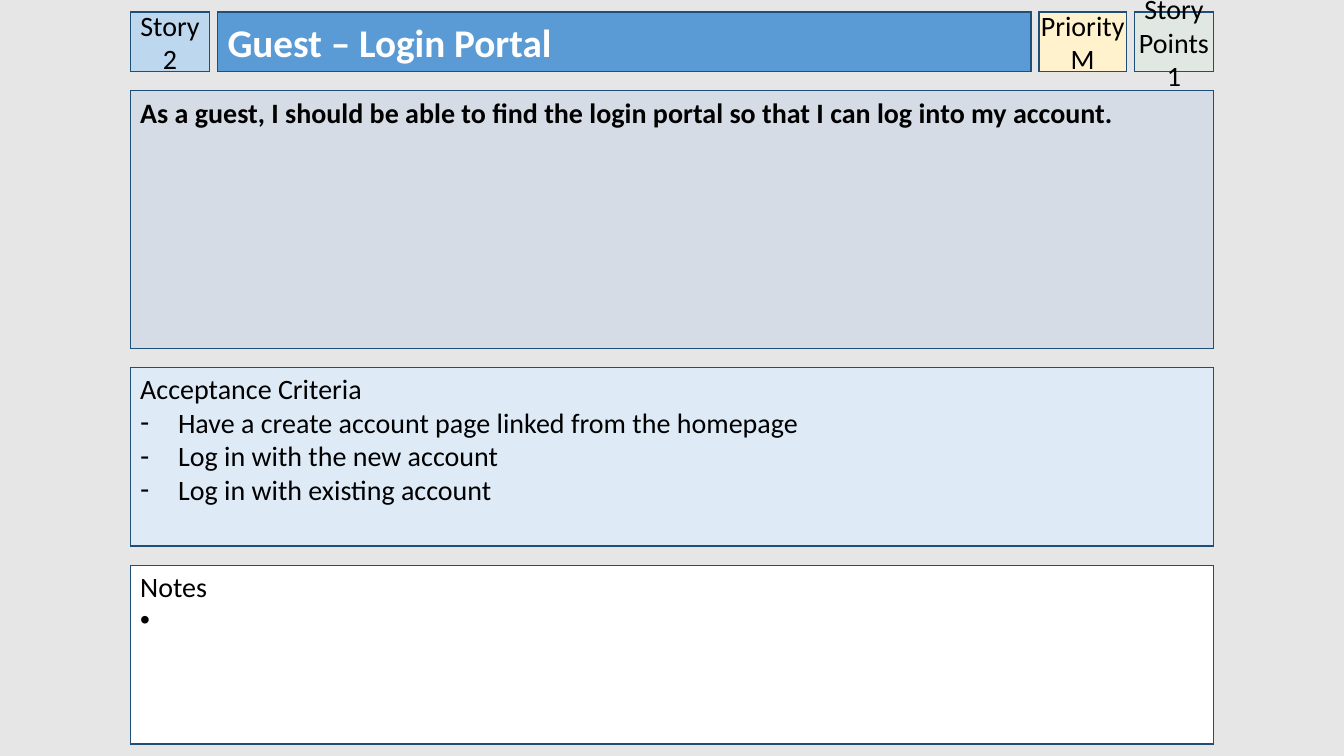
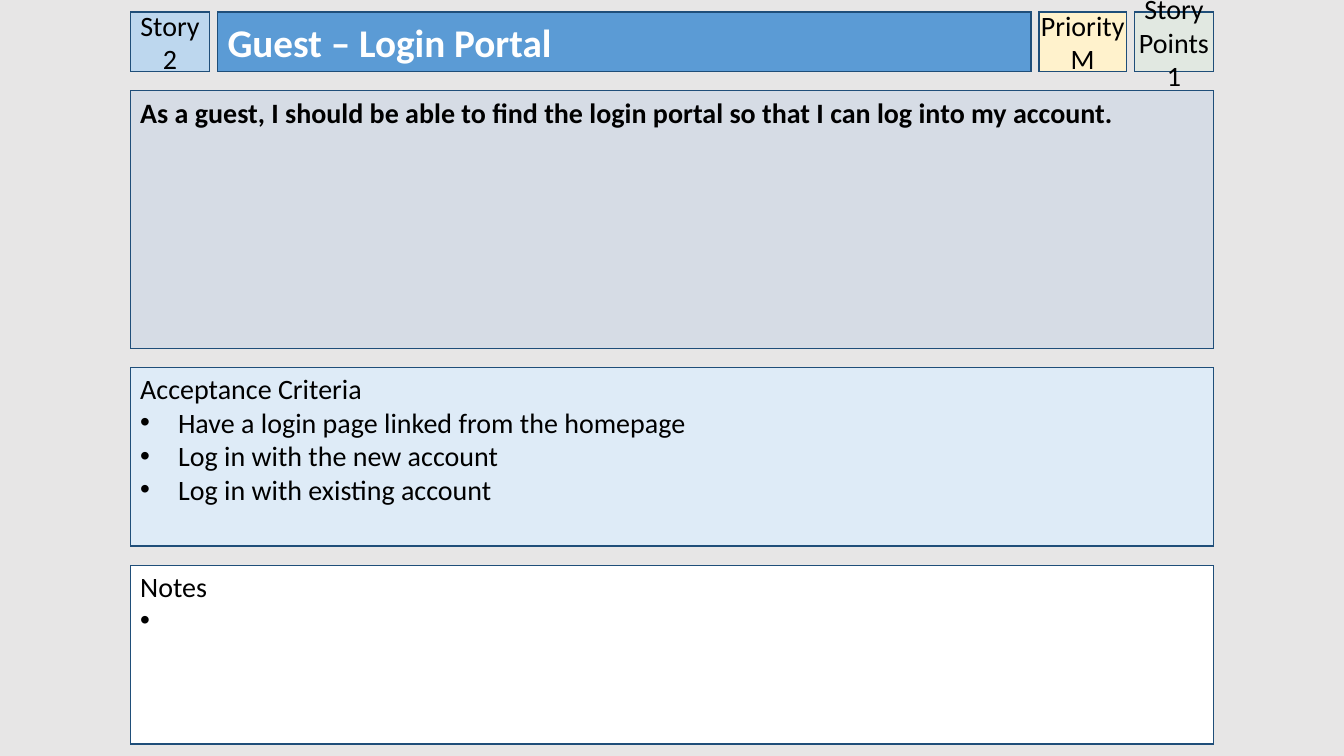
Before and after one commit to owencharters/IFB299, a slide deck: slide 3 of IFB299 - Collaborated User Stories - 2.pptx. Drawn at 1344x756 pixels with LibreOffice and Linux fonts; fonts in the diff are those of the drawing. Boxes give left, top, right and bottom in pixels: in the first picture for what was removed or moved away, otherwise in the second. Text is boxed around its words. In the diff, an @@ line names an element or a change of style, - is before the commit and + after.

```diff
--- a/IFB299 - Collaborated User Stories - 2.pptx
+++ b/IFB299 - Collaborated User Stories - 2.pptx
@@ text in rectangle at [178, 413, 685, 438]: text changed @@
-– Have a create account page linked from the homepage
+• Have a login page linked from the homepage
```
Also in this commit, not shown: 18 other slides changed, 1 slide added, 1 other file.
